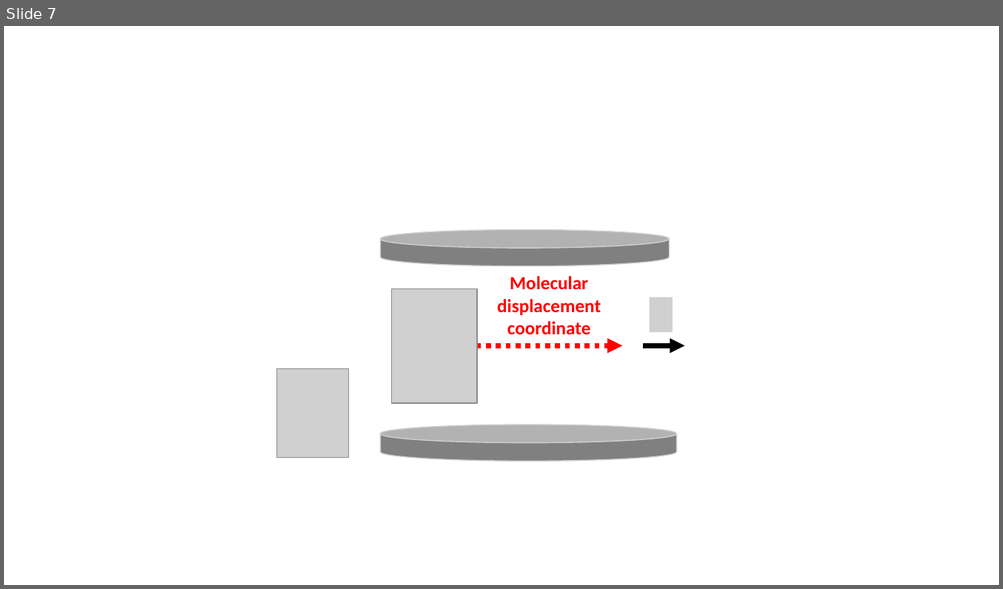
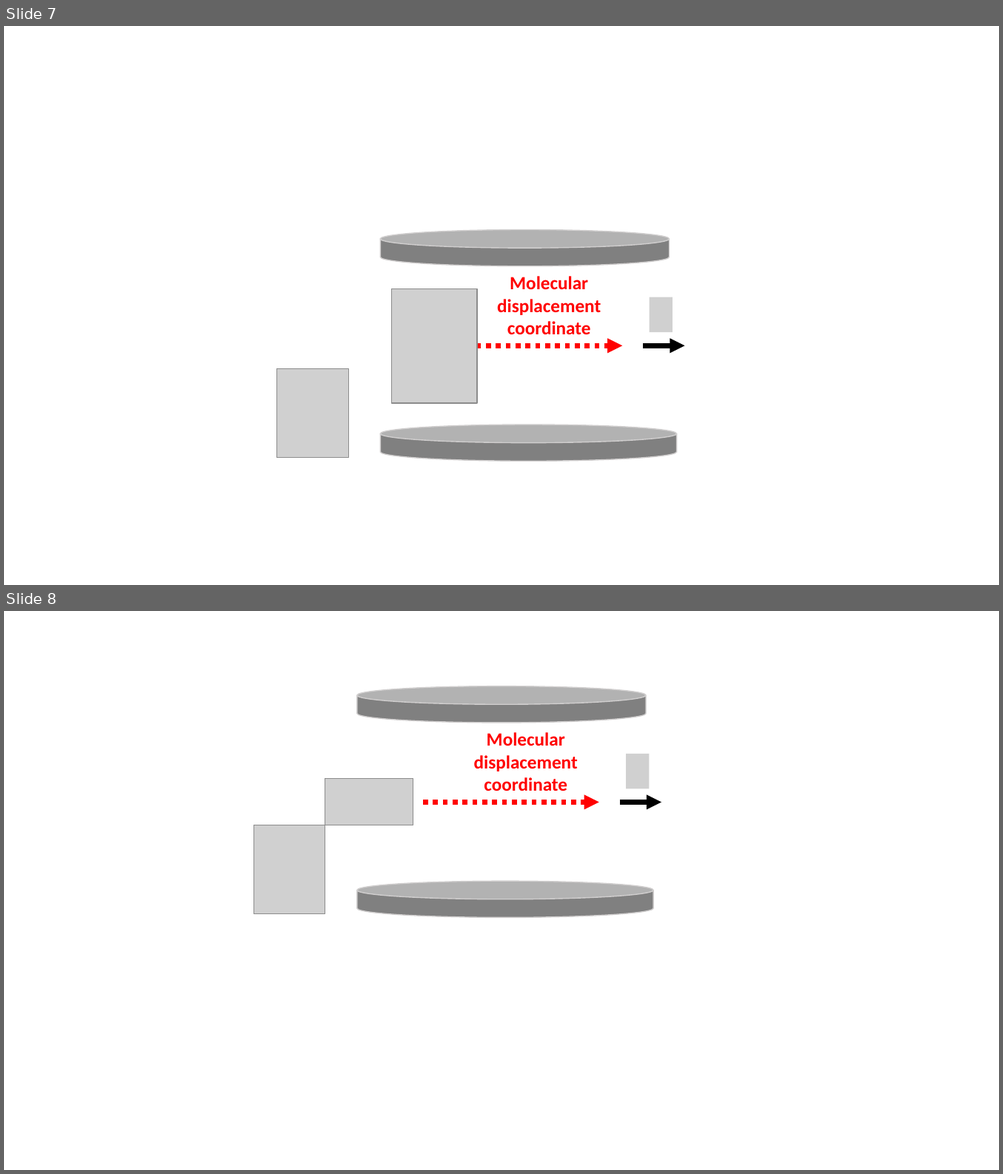
Before and after one commit to boss-bee/data_repository, a slide deck: json_scripts/Molecules_Figures.pptx. Shown one above the other, each under a label of ours: slide 7 before the commit, slides 7 and 8 after it. The pictures are 1003x589 and 1003x1174 pixels, drawn with LibreOffice and Linux fonts; fonts in the diff are those of the drawing; grey boxes stand for pictures. Boxes give left, top, right and bottom in pixels: in the first picture for what was removed or moved away, otherwise in the second. Text is boxed around its words. In the diff, an @@ line names an element or a change of style, - is before the commit and + after.

```diff
--- a/json_scripts/Molecules_Figures.pptx
+++ b/json_scripts/Molecules_Figures.pptx
@@ slide 8 added at box(4, 611, 999, 1170), background #FFFFFF @@
@@ cylinder added at box(357, 686, 646, 723), fill #808080, outline #D0CECE 1 pt @@
@@ text added at box(474, 732, 578, 792), 18 pt, text #FF0000, bold @@
+Molecular displacement coordinate
@@ picture added at box(626, 754, 649, 789) @@
@@ picture added at box(325, 779, 413, 825) @@
@@ arrow added from (424, 802) to (599, 802), #FF0000 4.75 pt dashed @@
@@ arrow added from (620, 802) to (661, 802), #000000 4.75 pt @@
@@ picture added at box(253, 825, 325, 914) @@
@@ cylinder added at box(357, 881, 653, 917), fill #808080, outline #D0CECE 1 pt @@
```
Also in this commit, not shown: 13 other files.
